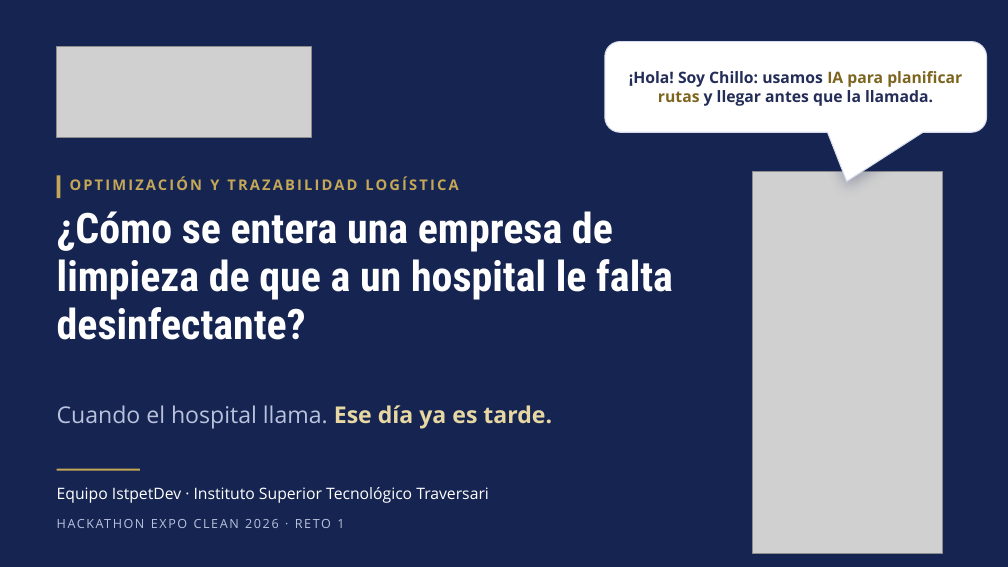
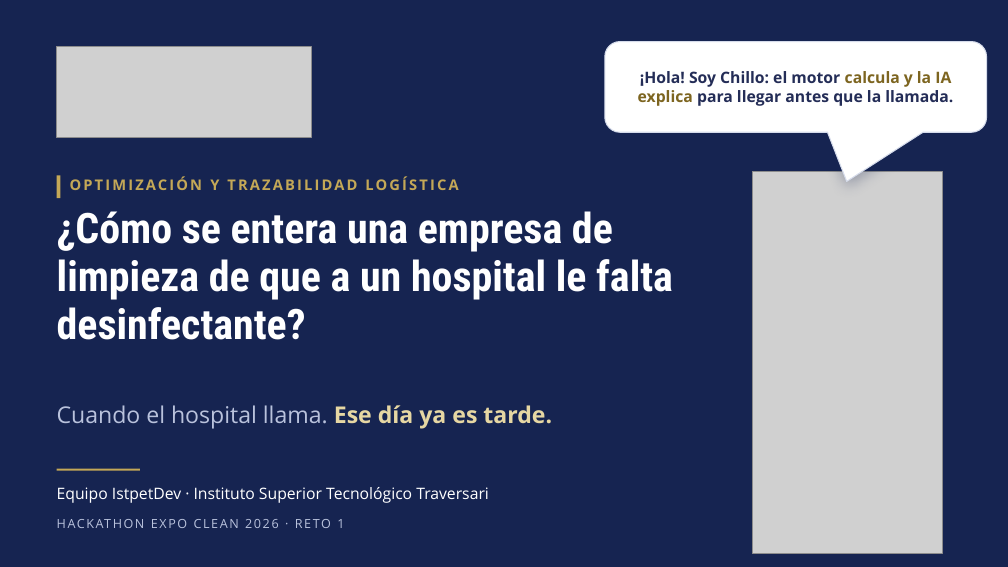
Before and after one commit to bryancito1090/istpetdev-platform, a slide deck: slide 1 of docs/boveda/Entregable/7-Pitch.pptx. Drawn at 1008x567 pixels with LibreOffice and Linux fonts; fonts in the diff are those of the drawing; grey boxes stand for pictures. Boxes give left, top, right and bottom in pixels: in the first picture for what was removed or moved away, otherwise in the second. Text is boxed around its words. In the diff, an @@ line names an element or a change of style, - is before the commit and + after.

```diff
--- a/docs/boveda/Entregable/7-Pitch.pptx
+++ b/docs/boveda/Entregable/7-Pitch.pptx
@@ text in rounded speech box at [638, 71, 953, 106]: text changed @@
-¡Hola! Soy Chillo: usamos IA para planificar rutas y llegar antes que la llamada.
+¡Hola! Soy Chillo: el motor calcula y la IA explica para llegar antes que la llamada.
```
Also in this commit, not shown: 6 other slides changed, 37 other files.
